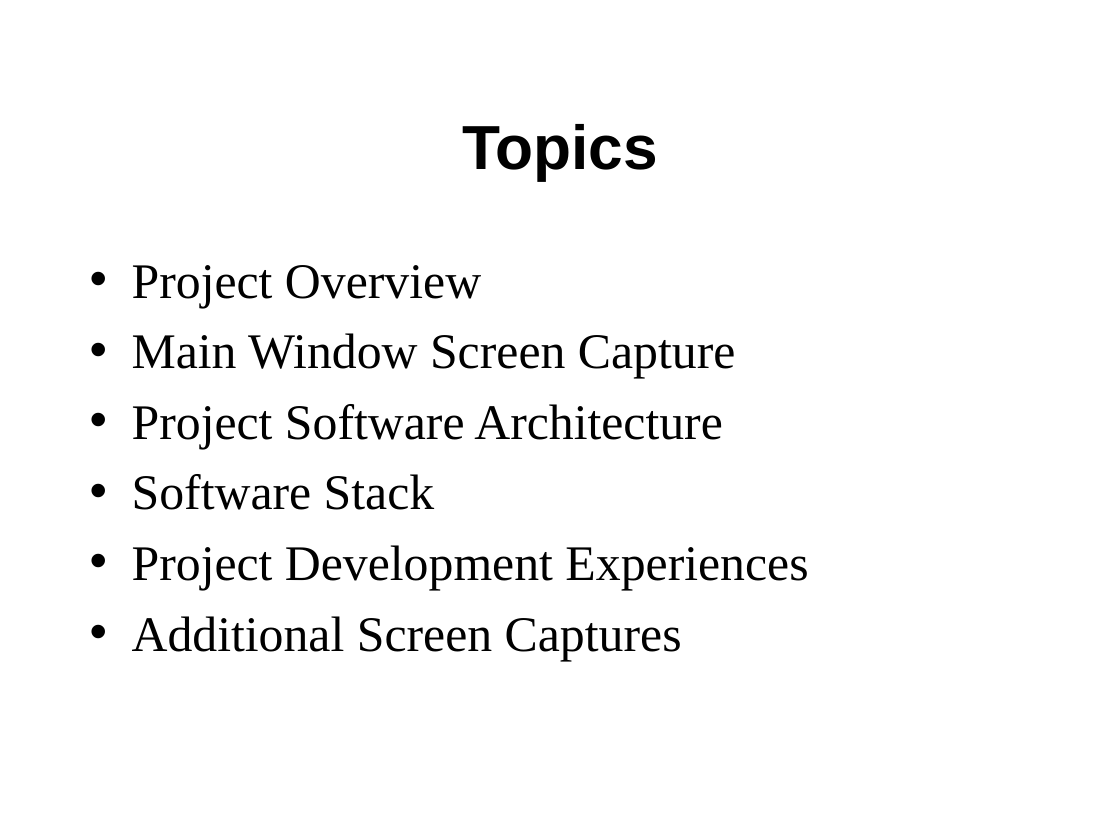
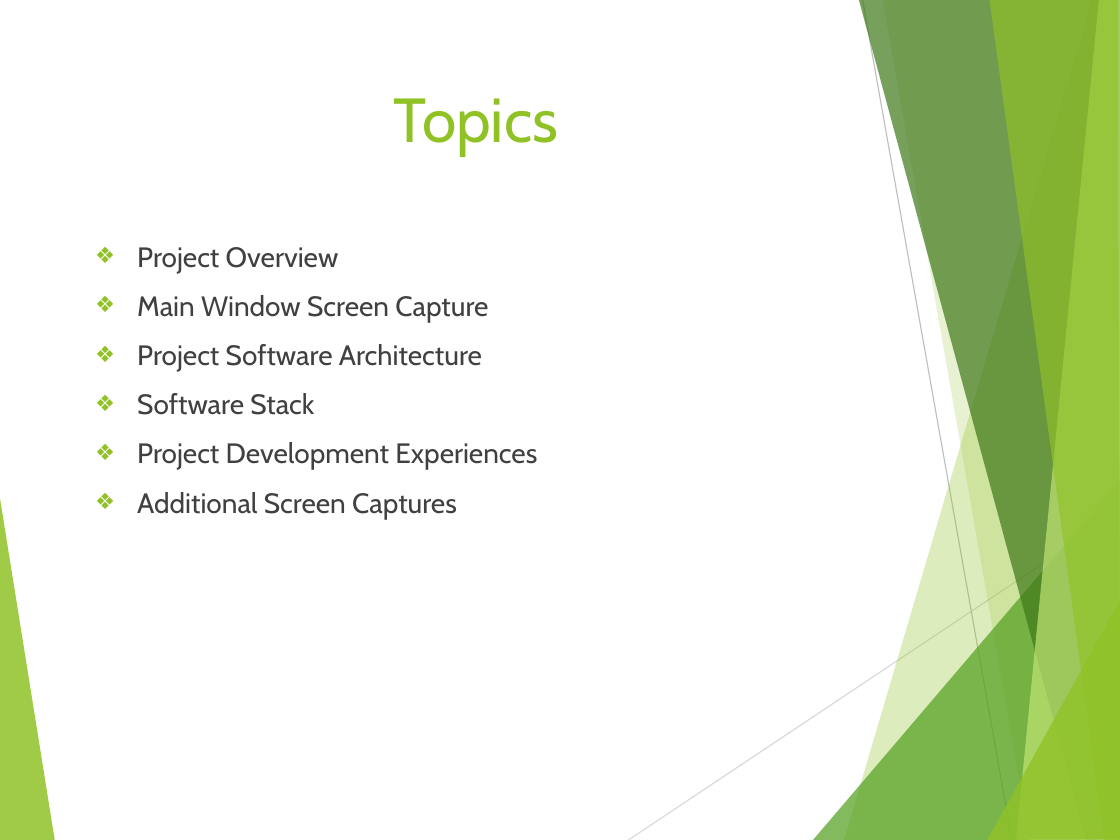
Before and after one commit to Horizonistic/CSCI230-Final-Project, a slide deck: slide 2 of FinalProjectPresentation—Larson+Grigoriadis.pptx. Drawn at 1120x840 pixels with LibreOffice and Linux fonts; fonts in the diff are those of the drawing. Boxes give left, top, right and bottom in pixels: in the first picture for what was removed or moved away, otherwise in the second. Text is boxed around its words. In the diff, an @@ line names an element or a change of style, - is before the commit and + after.

```diff
--- a/FinalProjectPresentation—Larson+Grigoriadis.pptx
+++ b/FinalProjectPresentation—Larson+Grigoriadis.pptx
@@ title "Topics": place and size @@
-title "Topics" at (462, 124, 658, 180)
+title "Topics" at (394, 98, 558, 156)
@@ title "Topics" at (394, 98, 558, 156): font Arial to Cabin, text colour #000000 to #90C226, bold off; vertical alignment middle to top @@
@@ text "Project Overview": place and size @@
-text "Project Overview" at (132, 265, 808, 661)
+text "Project Overview" at (137, 247, 537, 519)
@@ text "Project Overview" at (137, 247, 537, 519): size 32 to 18 pt, font Times New Roman to Cabin, text colour #000000 to #404040; bullet • to ❖; more space between paragraphs @@
@@ group added at (0, 0, 1120, 840): 8 freeform shapes, 2 lines @@
```
Also in this commit, not shown: 9 other slides changed, 2 slides added.
